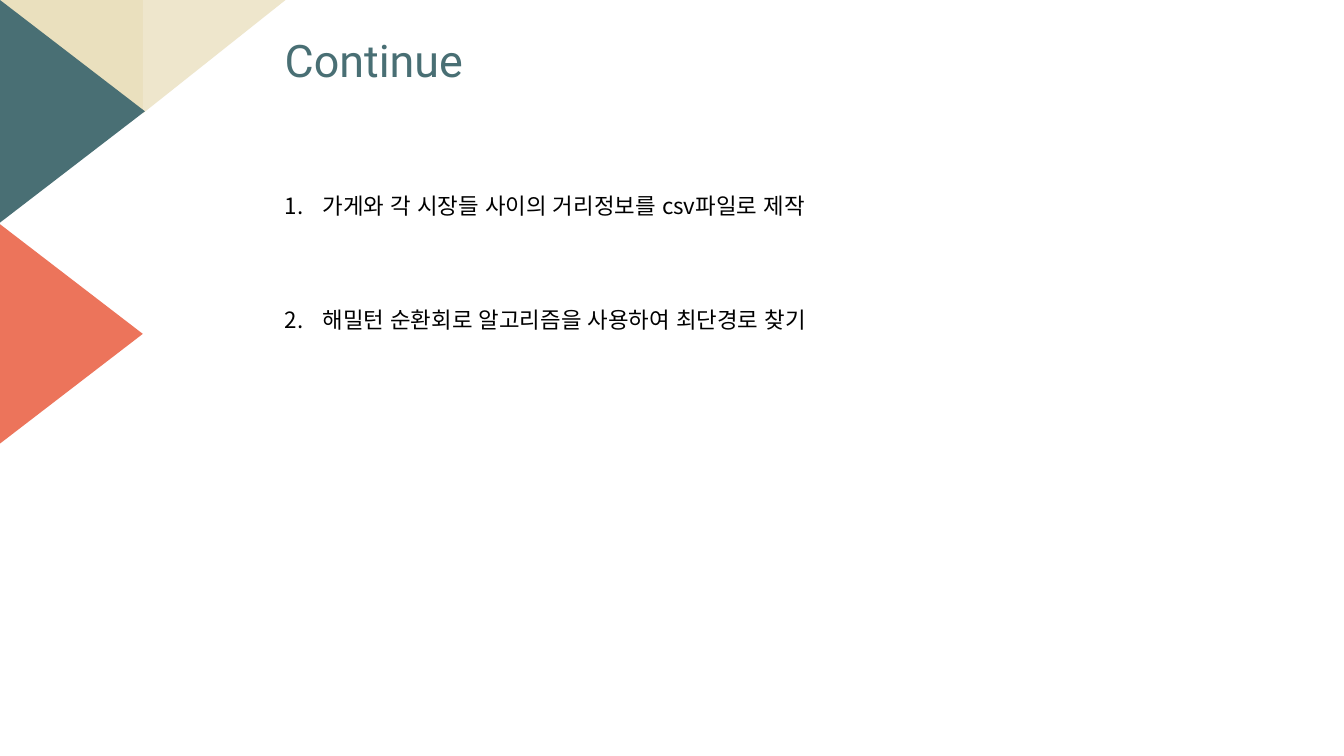
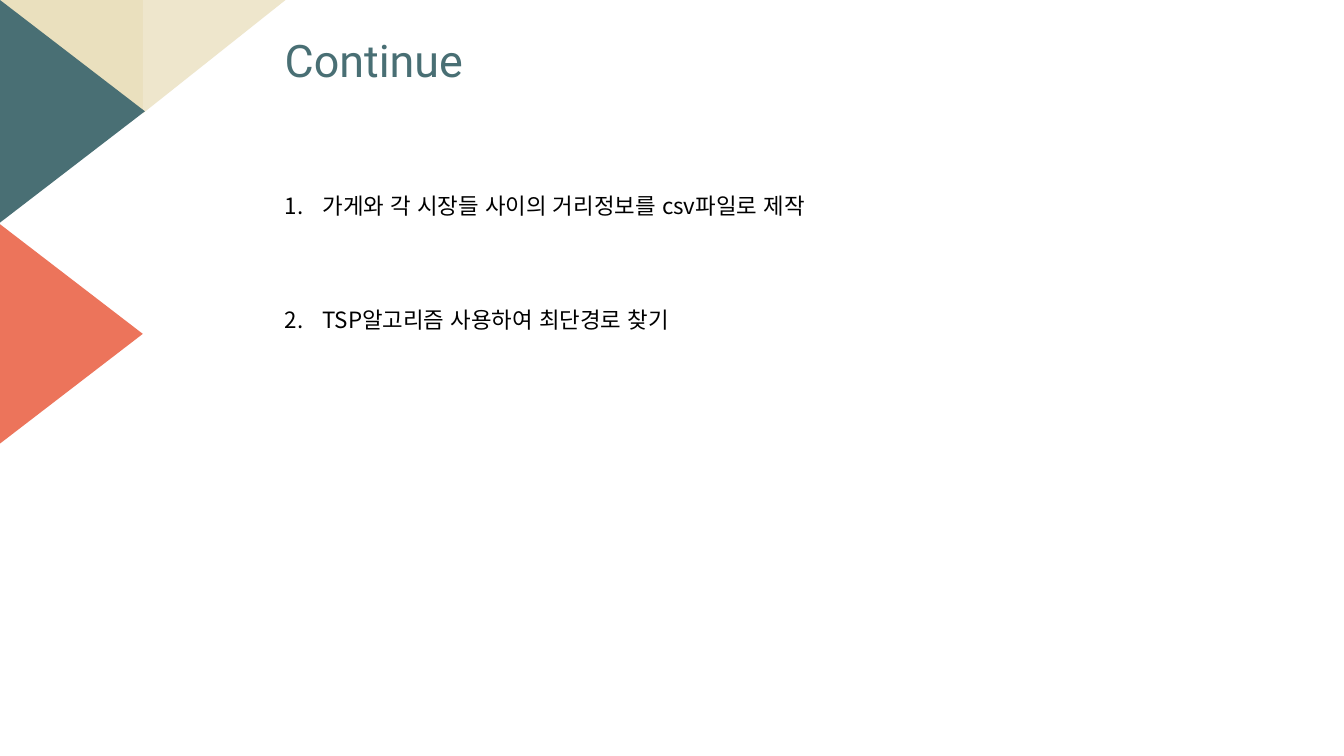
Before and after one commit to sharhp21/Data_structure_, a slide deck: slide 14 of personal/발표자료/자료구조설계_6주차.pptm. Drawn at 1344x756 pixels with LibreOffice and Linux fonts; fonts in the diff are those of the drawing. Boxes give left, top, right and bottom in pixels: in the first picture for what was removed or moved away, otherwise in the second. Text is boxed around its words. In the diff, an @@ line names an element or a change of style, - is before the commit and + after.

```diff
--- a/personal/발표자료/자료구조설계_6주차.pptm
+++ b/personal/발표자료/자료구조설계_6주차.pptm
@@ text at [323,309,669,330]: text changed @@
-2. 해밀턴 순환회로 알고리즘을 사용하여 최단경로 찾기
+2. TSP알고리즘 사용하여 최단경로 찾기
```
Also in this commit, not shown: 5 other slides changed, 3 other files.
